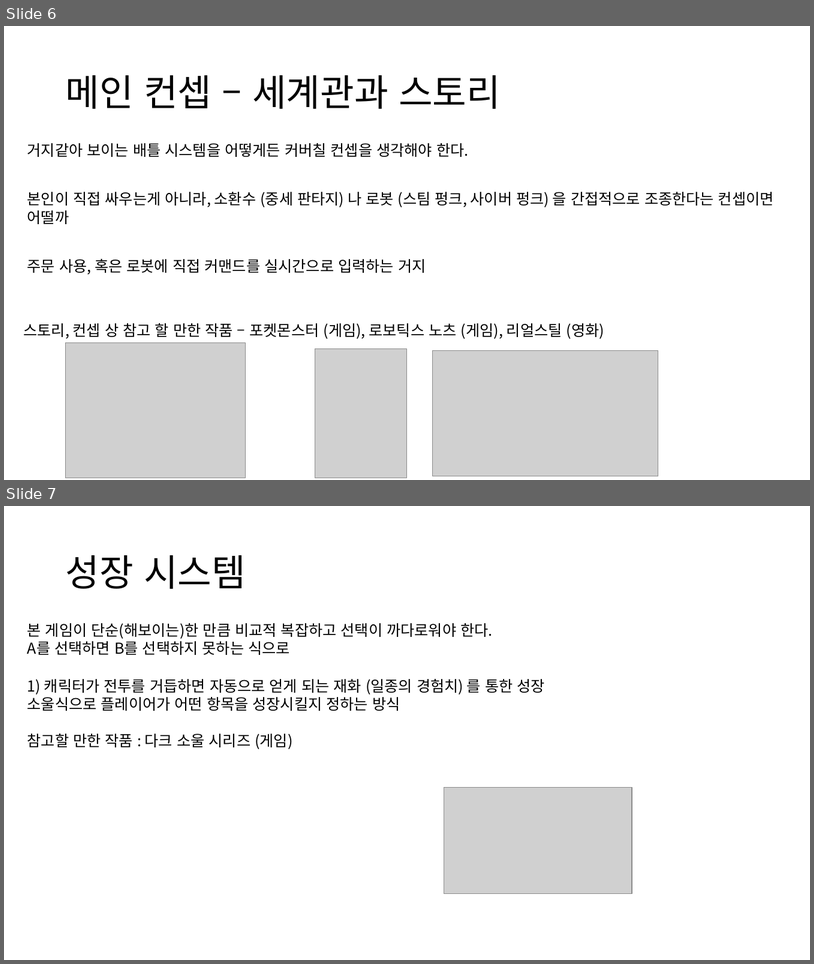
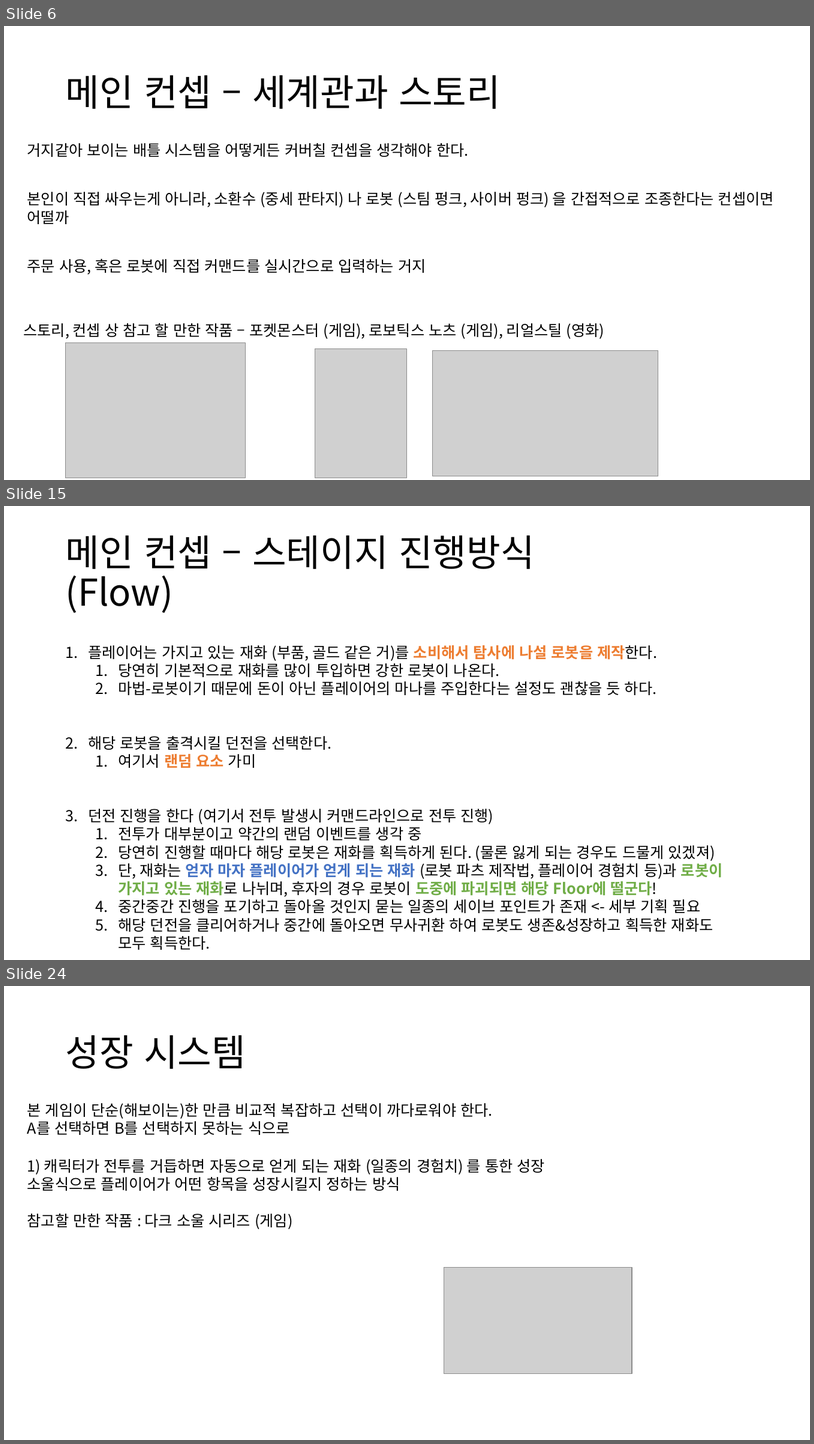
Before and after one commit to Noanswers/ProjectBono, a slide deck: 메인 기획서.pptx. Shown one above the other, each under a label of ours: slides 6 and 7 before the commit, slides 6, 15 and 24 after it; the slides between them are not shown. The pictures are 814x964 and 814x1444 pixels, drawn with LibreOffice and Linux fonts; fonts in the diff are those of the drawing; grey boxes stand for pictures; background and template pictures are left out. Boxes give left, top, right and bottom in pixels: in the first picture for what was removed or moved away, otherwise in the second. Text is boxed around its words. In the diff, an @@ line names an element or a change of style, - is before the commit and + after.

Commit message:
Editorconfig, 메인 기획서

```diff
--- a/메인 기획서.pptx
+++ b/메인 기획서.pptx
@@ slide 15 added at (4,506,810,960), background picture (left out) @@
@@ title added at (65,535,535,613), 44 pt, text #000000 @@
+메인 컨셉 – 스테이지 진행방식
+(Flow)
@@ text added at (88,645,723,949), 18 pt, text #000000 @@
+1. 플레이어는 가지고 있는 재화 (부품, 골드 같은 거)를 소비해서 탐사에 나설 로봇을 제작한다.
+  1. 당연히 기본적으로 재화를 많이 투입하면 강한 로봇이 나온다.
+  2. 마법-로봇이기 때문에 돈이 아닌 플레이어의 마나를 주입한다는 설정도 괜찮을 듯 하다.
+2. 해당 로봇을 출격시킬 던전을 선택한다.
+  1. 여기서 랜덤 요소 가미
+3. 던전 진행을 한다 (여기서 전투 발생시 커맨드라인으로 전투 진행)
+  1. 전투가 대부분이고 약간의 랜덤 이벤트를 생각 중
+  2. 당연히 진행할 때마다 해당 로봇은 재화를 획득하게 된다. (물론 잃게 되는 경우도 드물게 있겠져)
+  3. 단, 재화는 얻자 마자 플레이어가 얻게 되는 재화 (로봇 파츠 제작법, 플레이어 경험치 등)과 로봇이
+     가지고 있는 재화로 나뉘며, 후자의 경우 로봇이 도중에 파괴되면 해당 Floor에 떨군다!
+  4. 중간중간 진행을 포기하고 돌아올 것인지 묻는 일종의 세이브 포인트가 존재 <- 세부 기획 필요
+  5. 해당 던전을 클리어하거나 중간에 돌아오면 무사귀환 하여 로봇도 생존&성장하고 획득한 재화도
+     모두 획득한다.
@@ what was slide 7 is now slide 24 @@
```
Also in this commit, not shown: 2 slides changed, 18 other slides added, 1 other file.
